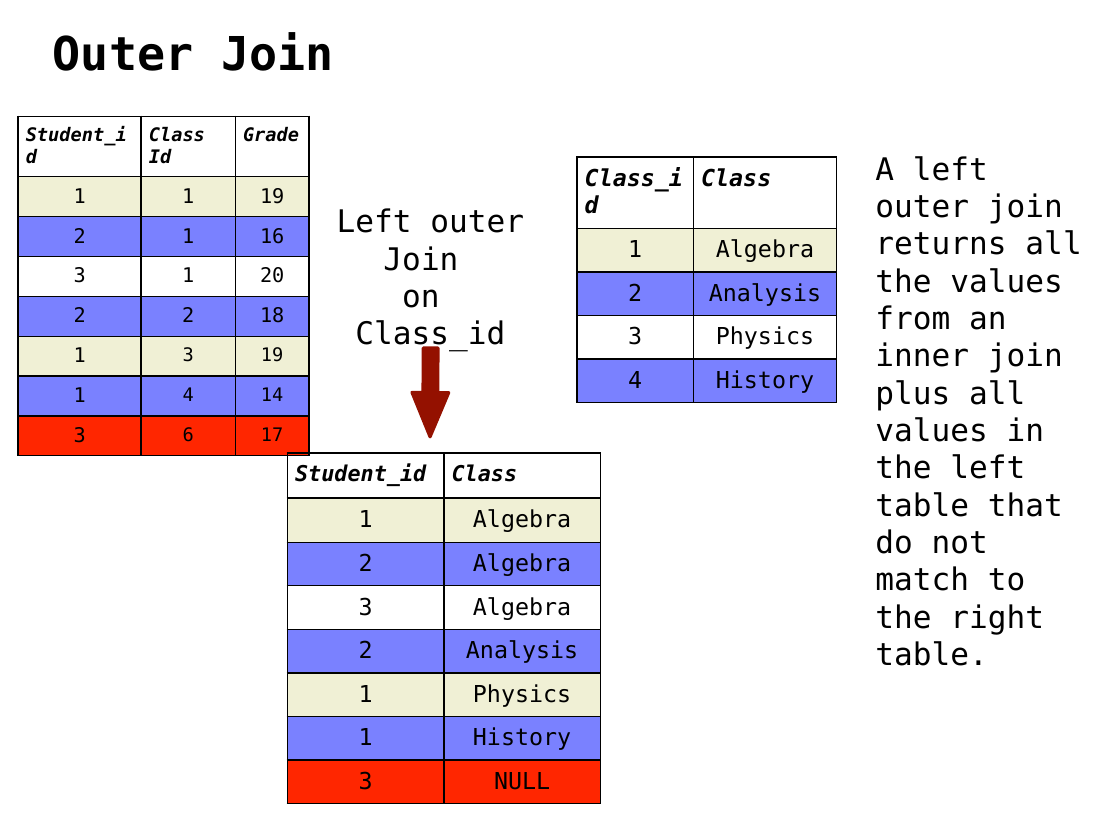
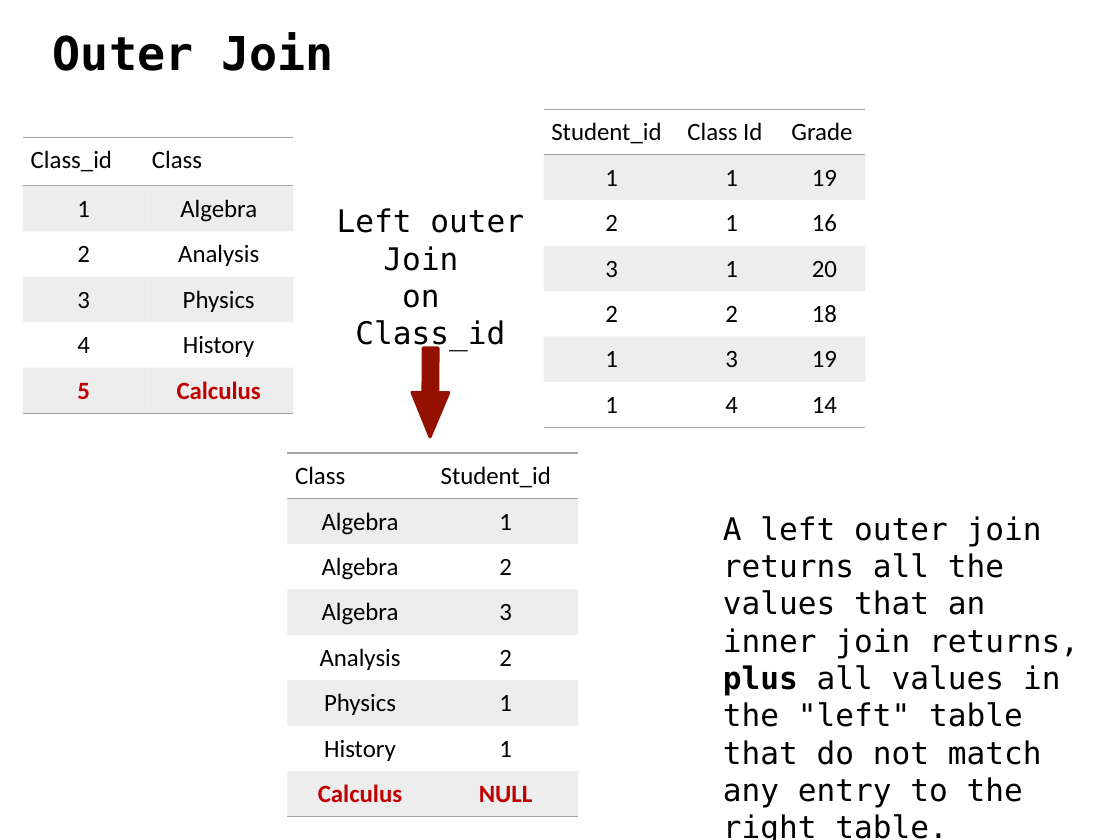
Before and after one commit to ipeirotis/introduction-to-databases, a slide deck: slide 48 of C-SQL.pptx (slide 42 before the commit). Drawn at 1120x840 pixels with LibreOffice and Linux fonts; fonts in the diff are those of the drawing. Boxes give left, top, right and bottom in pixels: in the first picture for what was removed or moved away, otherwise in the second. Text is boxed around its words. In the diff, an @@ line names an element or a change of style, - is before the commit and + after.

```diff
--- a/C-SQL.pptx
+++ b/C-SQL.pptx
@@ table at (x1=543, y1=110, x2=865, y2=428) @@
-row 8: 3 | 6 | 17
@@ table resized from (x1=18, y1=116, x2=309, y2=447) to (x1=543, y1=110, x2=865, y2=428) @@
@@ table at (x1=24, y1=138, x2=293, y2=413) @@
+row 6: 5 | Calculus
@@ table resized from (x1=577, y1=157, x2=837, y2=397) to (x1=24, y1=138, x2=293, y2=413) @@
@@ table at (x1=288, y1=454, x2=579, y2=816) @@
-row 1, column 1: Student_id
+row 1, column 1: Class
-row 1, column 2: Class
+row 1, column 2: Student_id
-row 2, column 1: 1
+row 2, column 1: Algebra
-row 2, column 2: Algebra
+row 2, column 2: 1
-row 3, column 1: 2
+row 3, column 1: Algebra
-row 3, column 2: Algebra
+row 3, column 2: 2
-row 4, column 1: 3
+row 4, column 1: Algebra
-row 4, column 2: Algebra
+row 4, column 2: 3
-row 5, column 1: 2
+row 5, column 1: Analysis
-row 5, column 2: Analysis
+row 5, column 2: 2
-row 6, column 1: 1
+row 6, column 1: Physics
-row 6, column 2: Physics
+row 6, column 2: 1
-row 7, column 1: 1
+row 7, column 1: History
-row 7, column 2: History
+row 7, column 2: 1
-row 8, column 1: 3
+row 8, column 1: Calculus
@@ fill #F0F0D5 to #A5A5A5 at 20% opacity in 4 cells @@
@@ fill #7A81FF to none in 6 cells @@
@@ fill none to #A5A5A5 at 20% opacity in row 4 @@
@@ fill #FF2600 to #A5A5A5 at 20% opacity in row 8 @@
@@ size 15 to 16 pt, font DejaVu Sans Mono to Calibri, text colour #000000 to #C00000, bold on in "NULL" @@
@@ borders changed @@
@@ table resized from (x1=288, y1=454, x2=601, y2=804) to (x1=288, y1=454, x2=579, y2=816) @@
@@ text at (x1=723, y1=516, x2=1079, y2=840): text changed @@
-A left outer join returns all the values from an inner join plus all values in the left table that do not match to the right table.
+A left outer join returns all the values that an inner join returns, plus all values in the "left" table that do not match any entry to the right table.
```
Also in this commit, not shown: 15 other slides changed, 9 slides added.
